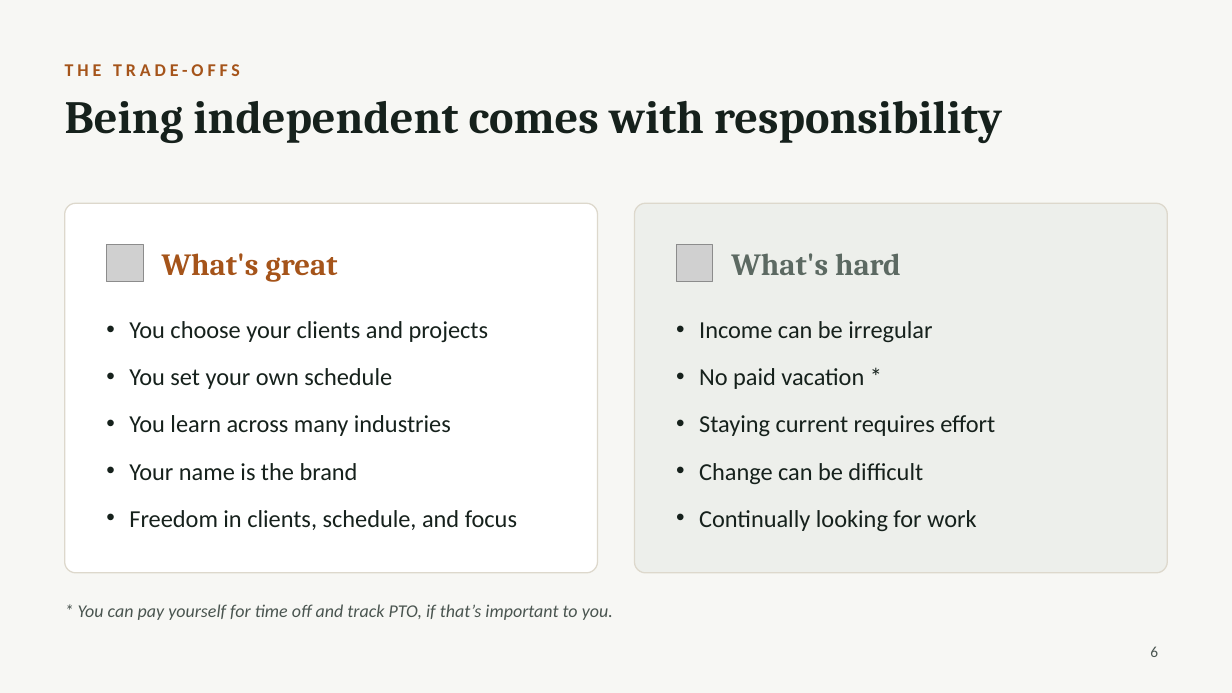
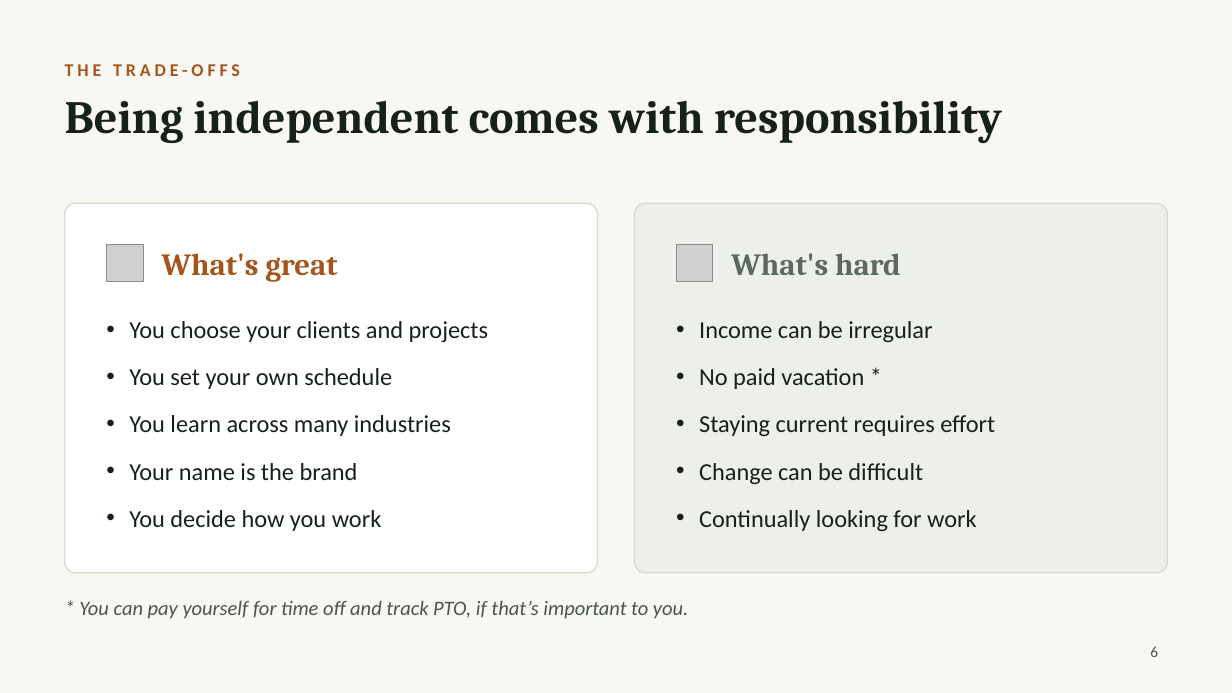
Before and after one commit to jzonthemtn/being-a-consultant, a slide deck: slide 6 of going-independent.pptx. Drawn at 1232x693 pixels with LibreOffice and Linux fonts; fonts in the diff are those of the drawing; grey boxes stand for pictures. Boxes give left, top, right and bottom in pixels: in the first picture for what was removed or moved away, otherwise in the second. Text is boxed around its words. In the diff, an @@ line names an element or a change of style, - is before the commit and + after.

```diff
--- a/going-independent.pptx
+++ b/going-independent.pptx
@@ text at (129, 510, 382, 531): text changed @@
-• Freedom in clients, schedule, and focus
+• You decide how you work
@@ text "* You can pay yourself ..." at (79, 600, 688, 619): size 14 to 16 pt @@
```
Also in this commit, not shown: 4 other slides changed, 3 other files.
